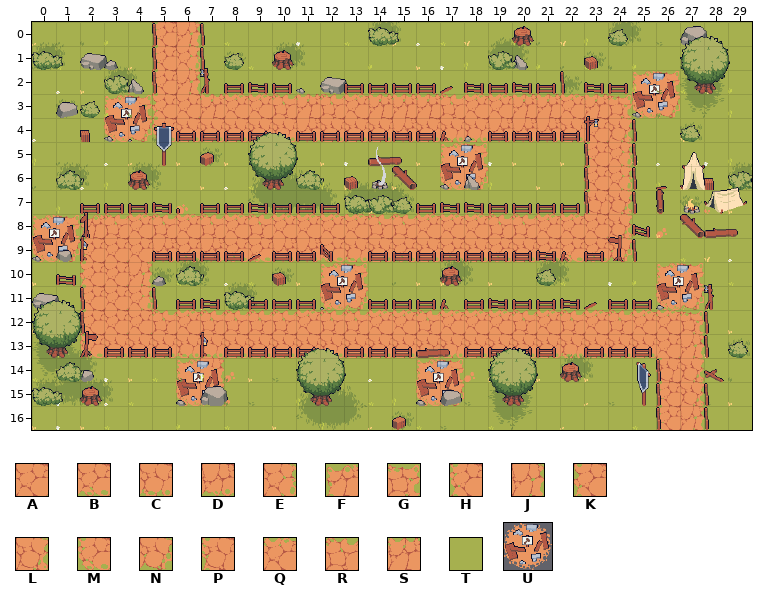
One commit to this Tiled map: assets/maps/level1.tmx. The picture above is the old version.
Cells are 32x32 px. Shown: x 0..29, y 0..16.
Key: from "FieldTileset": A 0, B 1, C 2, D 3, E 8, F 9, G 11, H 12, J 16, K 20, L 24, M 25, N 27, P 28, Q 33, R 34, S 35, T 37; from "Overlays": U 6 "PlaceForTower1".
_ is an empty cell.
Layers that did not change in this view are not listed.
Layer "Ground" before, first column x 0:
 0 TTTTTHJTTTTTTTTTTTTTTTTTTTTTTT
 1 TTTTTHETTTTTTTTTTTTTTTTTTTTTTT
 2 TTTTTKJTTTTTTTTTTTTTTTTTTFGTTT
 3 TTTFGKASQQRSRQSSSRQQSSQSGMNTTT
 4 TTTMNMCCCCCDCCCDCCCDDDCALTTTTT
 5 TTTTTTTTTTTTTTTTTFGTTTTHETTTTT
 6 TTTTTTTTTTTTTTTTTMNTTTTKETTTTT
 7 TTTTTTTTTTTTTTTTTTTTTTTPLTTTTT
 8 FGFRQRQRQRQQQQRRQQQRRQQALTTTTT
 9 MNKAADBDBBDDBCCBCBCBCBBBNTTTTT
10 TTKAJTTTTTTTFGTTTTTTTTTTTTFGTT
11 TTKAETTTTTTTMNTTTTTTTTTTTTMNTT
12 TTKAARQRRRRQRRQQRQQQRQRQRQQGTT
13 TTMCCCCCCCCCCCCCCCCCCCCCCCAJTT
14 TTTTTTFJTTTTTTTTFGTTTTTTTTPLTT
15 TTTTTTMNTTTTTTTTMNTTTTTTTTHLTT
16 TTTTTTTTTTTTTTTTTTTTTTTTTTHJTT
Layer "TowerSpotsVis" before, first column x 0:
 0 ______________________________
 1 ______________________________
 2 ______________________________
 3 _________________________U____
 4 ___U__________________________
 5 ______________________________
 6 _________________U____________
 7 ______________________________
 8 ______________________________
 9 U_____________________________
10 ______________________________
11 ____________U_____________U___
12 ______________________________
13 ______________________________
14 ______________________________
15 ______U_________U_____________
16 ______________________________
The result:
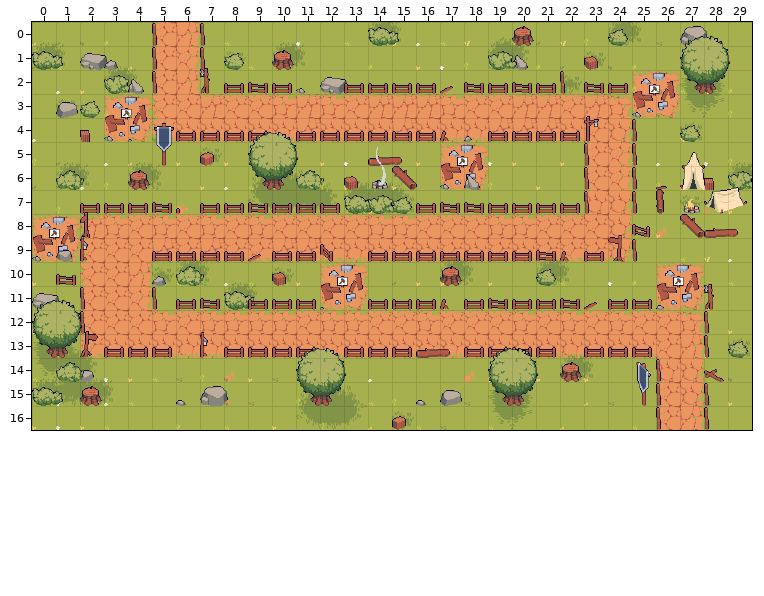
Changes in this commit:
Changed rows in their new state; . is an unchanged cell.
Layer "Ground":
first column x 6:
14 TT........TT
15 TT........TT
Layer "TowerSpotsVis":
first column x 6:
15 _........._
Boxes around the changes in both pictures, in picture pixels (x1, y1, x2, y2):
changed: (176, 358, 224, 406)
changed: (416, 359, 464, 406)
